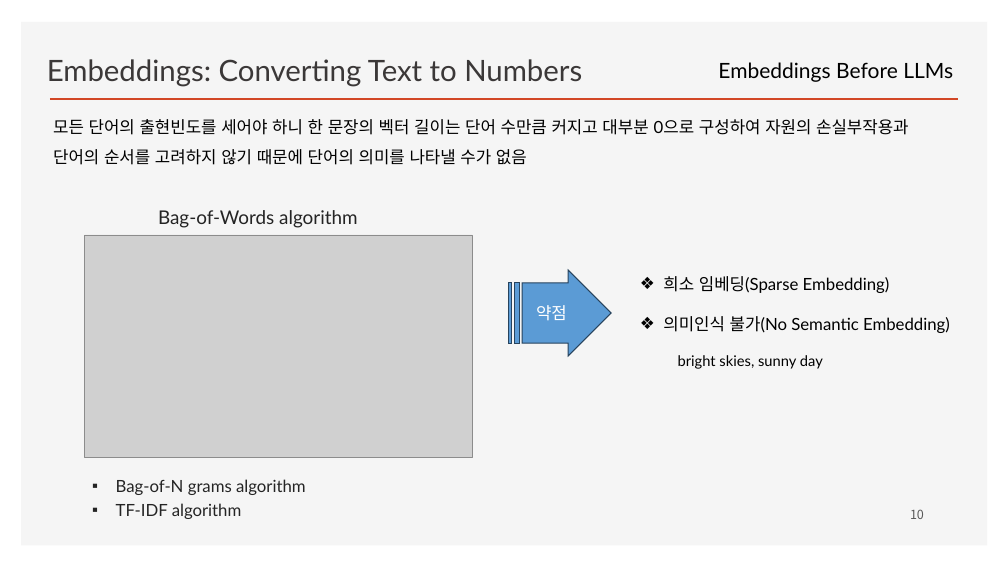
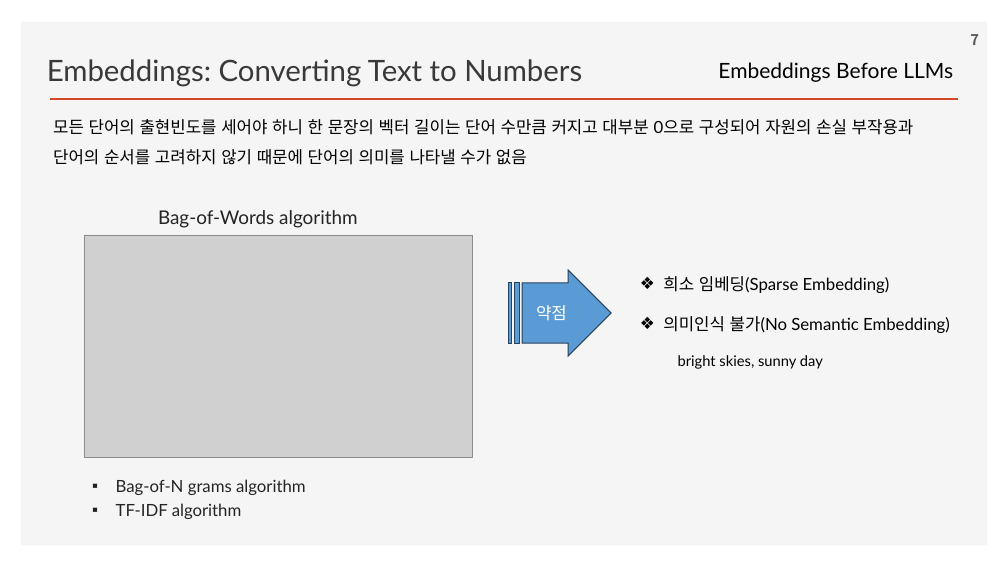
Before and after one commit to ancestor9/2026_Fall_Learning-Langchain-AI-Agent, a slide deck: slide 7 of CHAPTER 2 RAG Part I_Indexing Your Data.pptx (slide 10 before the commit). Drawn at 1008x567 pixels with LibreOffice and Linux fonts; fonts in the diff are those of the drawing; grey boxes stand for pictures; background and template pictures are left out. Boxes give left, top, right and bottom in pixels: in the first picture for what was removed or moved away, otherwise in the second. Text is boxed around its words. In the diff, an @@ line names an element or a change of style, - is before the commit and + after.

```diff
--- a/CHAPTER 2 RAG Part I_Indexing Your Data.pptx
+++ b/CHAPTER 2 RAG Part I_Indexing Your Data.pptx
@@ page number added at [970,34,979,45], 14 pt, text #595959, bold @@
+7
@@ text at [53,119,914,165]: text changed @@
-모든 단어의 출현빈도를 세어야 하니 한 문장의 벡터 길이는 단어 수만큼 커지고 대부분 0으로 구성하여 자원의 손실부작용과 단어의 순서를 고려하지 않기 때문에 단어의 의미를 나타낼 수가 없음
+모든 단어의 출현빈도를 세어야 하니 한 문장의 벡터 길이는 단어 수만큼 커지고 대부분 0으로 구성되어 자원의 손실 부작용과 단어의 순서를 고려하지 않기 때문에 단어의 의미를 나타낼 수가 없음
@@ page number removed at [910,509,924,519] @@
-10
```
Also in this commit, not shown: 16 other slides changed, 3 slides removed.
